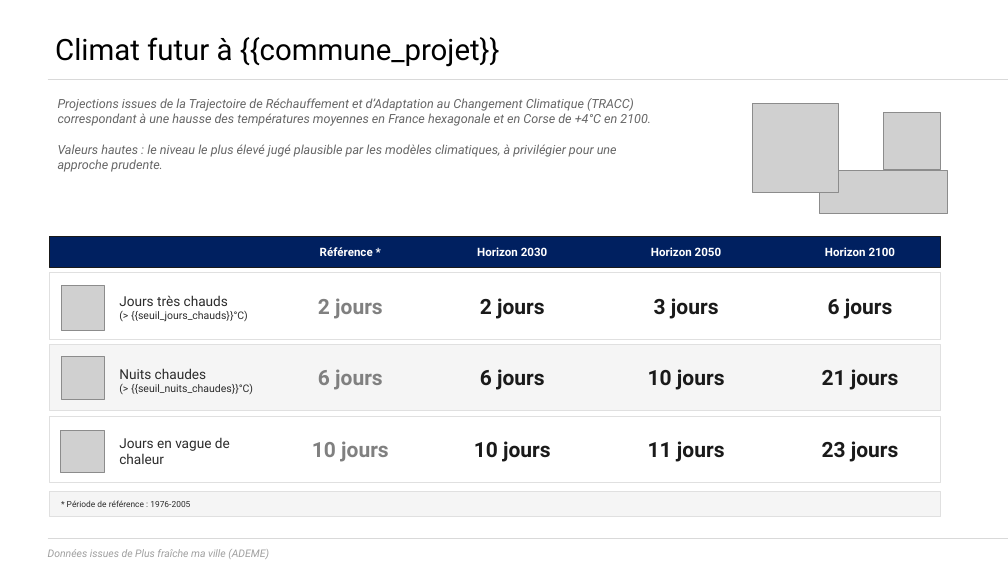
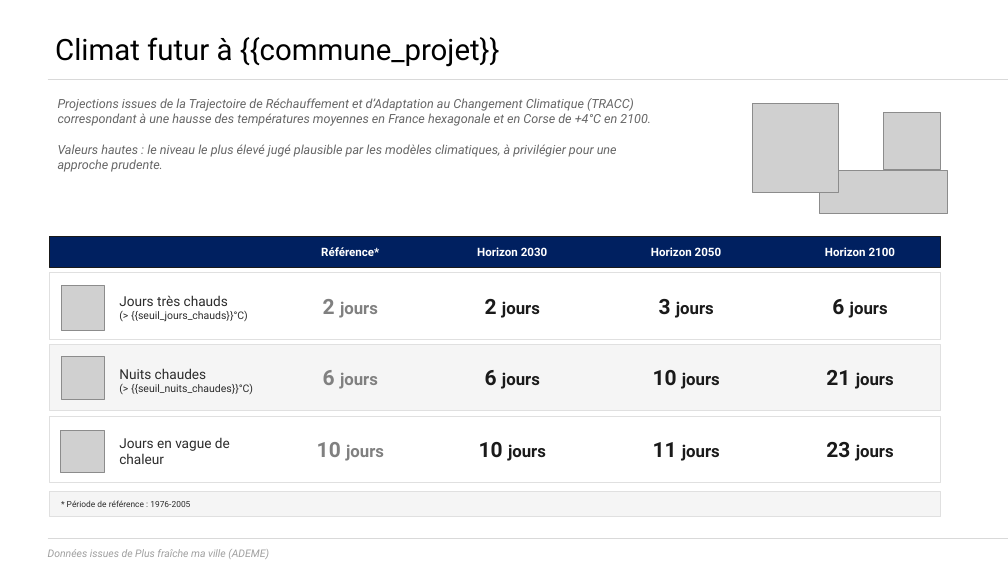
Before and after one commit to incubateur-ademe/plusfraichemaville-site, a slide deck: slide 4 of public/templates/template_synthese_projet.pptx. Drawn at 1008x567 pixels with LibreOffice and Linux fonts; fonts in the diff are those of the drawing; grey boxes stand for pictures; background and template pictures are left out. Boxes give left, top, right and bottom in pixels: in the first picture for what was removed or moved away, otherwise in the second. Text is boxed around its words. In the diff, an @@ line names an element or a change of style, - is before the commit and + after.

```diff
--- a/public/templates/template_synthese_projet.pptx
+++ b/public/templates/template_synthese_projet.pptx
@@ text at (321, 247, 379, 256): spaces changed @@
-Référence *
+Référence*
@@ size 20 to 16 pt in "jours" in 12 elements at (485, 299, 540, 318), (659, 299, 714, 318), (832, 299, 888, 318), (485, 370, 540, 389), (653, 370, 720, 389), (826, 370, 894, 389), (479, 442, 546, 461), (653, 442, 720, 461), (826, 442, 894, 461), (323, 299, 378, 318), (323, 370, 378, 389), (317, 442, 384, 461) @@
```
Also in this commit, not shown: 2 other files.
